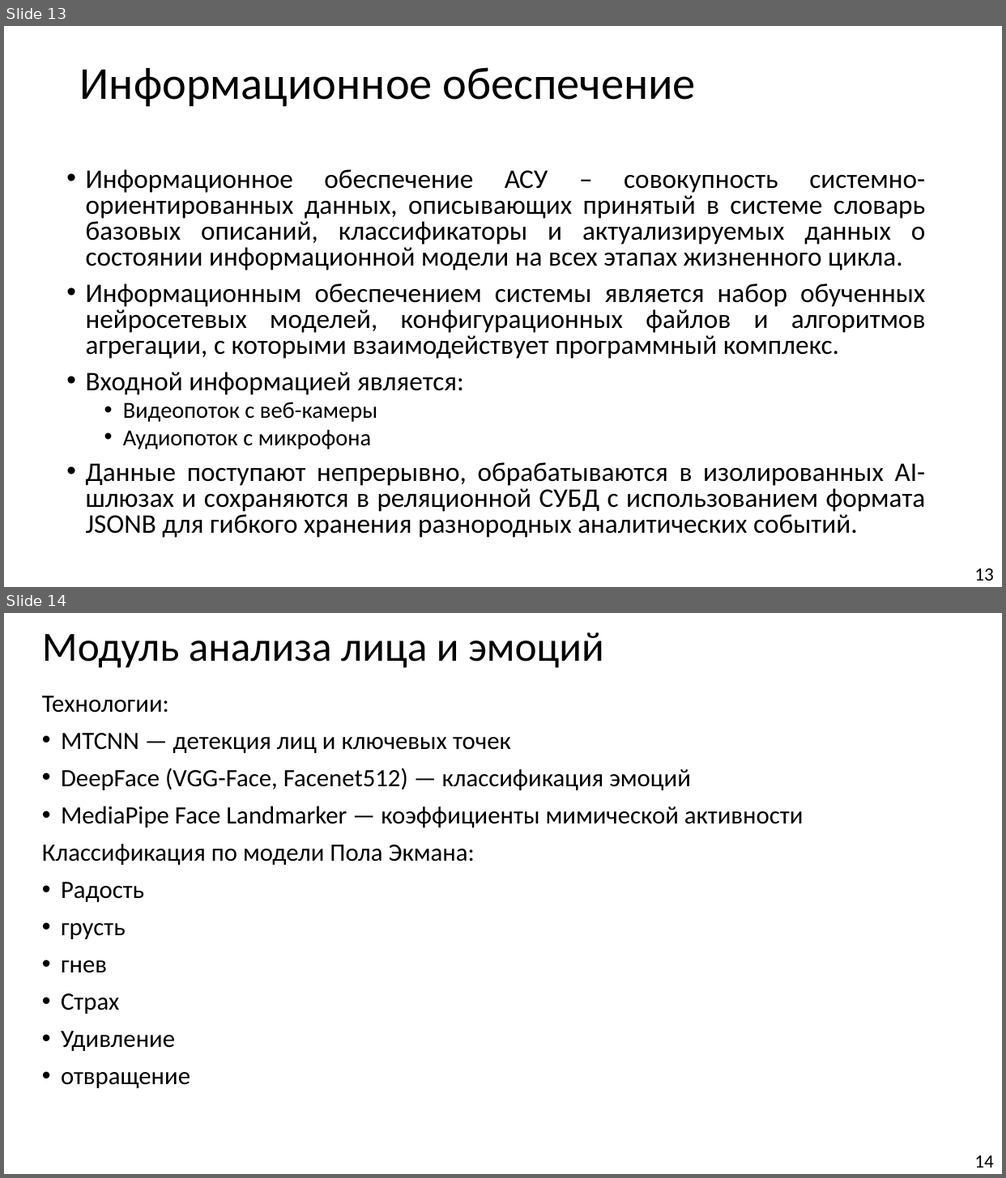
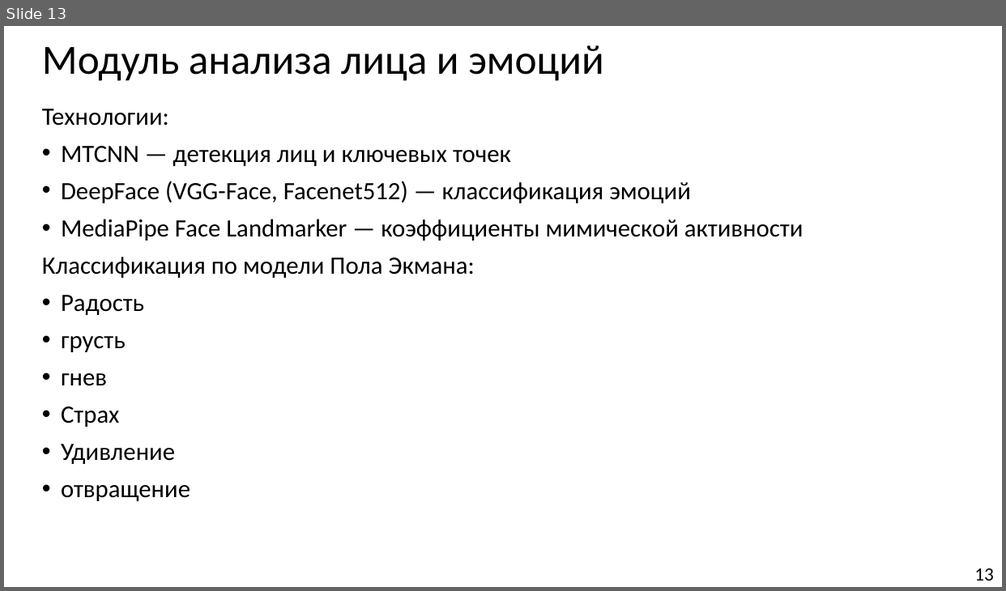
Before and after one commit to Hetsunya/diplom-docs, a slide deck: вкр/презентация по_ВКР_Демьянцев_Виталий_Владиславович_606_22.pptx. Shown one above the other, each under a label of ours: slides 13 and 14 before the commit, slide 13 after it. The pictures are 1006x1178 and 1006x591 pixels, drawn with LibreOffice and Linux fonts; fonts in the diff are those of the drawing. Boxes give left, top, right and bottom in pixels: in the first picture for what was removed or moved away, otherwise in the second. Text is boxed around its words. In the diff, an @@ line names an element or a change of style, - is before the commit and + after.

```diff
--- a/вкр/презентация по_ВКР_Демьянцев_Виталий_Владиславович_606_22.pptx
+++ b/вкр/презентация по_ВКР_Демьянцев_Виталий_Владиславович_606_22.pptx
@@ slide 13 removed at [4, 26, 1002, 587], background #FFFFFF @@
@@ title removed at [80, 67, 696, 107] @@
-Информационное обеспечение
@@ text removed at [86, 169, 926, 538] @@
-• Информационное обеспечение АСУ – совокупность системно-ориентированных данных, описывающих принятый в системе словарь базовых описаний, классификаторы и актуализируемых данных о состоянии информационной модели на всех этапах жизненного цикла.
-• Информационным обеспечением системы является набор обученных нейросетевых моделей, конфигурационных файлов и алгоритмов агрегации, с которыми взаимодействует программный комплекс.
-• Входной информацией является:
-  • Видеопоток с веб-камеры
-  • Аудиопоток с микрофона
-• Данные поступают непрерывно, обрабатываются в изолированных AI-шлюзах и сохраняются в реляционной СУБД с использованием формата JSONB для гибкого хранения разнородных аналитических событий.
@@ page number removed at [974, 569, 993, 581] @@
-13
@@ what was slide 14 is now slide 13 @@
@@ page number at [974, 569, 993, 581]: text changed @@
-14
+13
```
Also in this commit, not shown: 3 slides changed, 1 other file.
